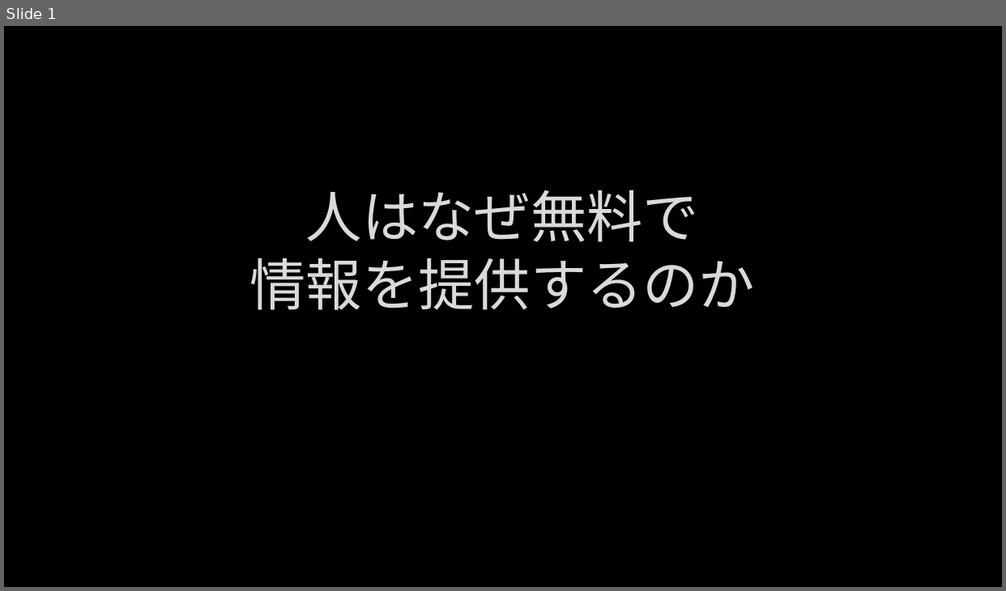
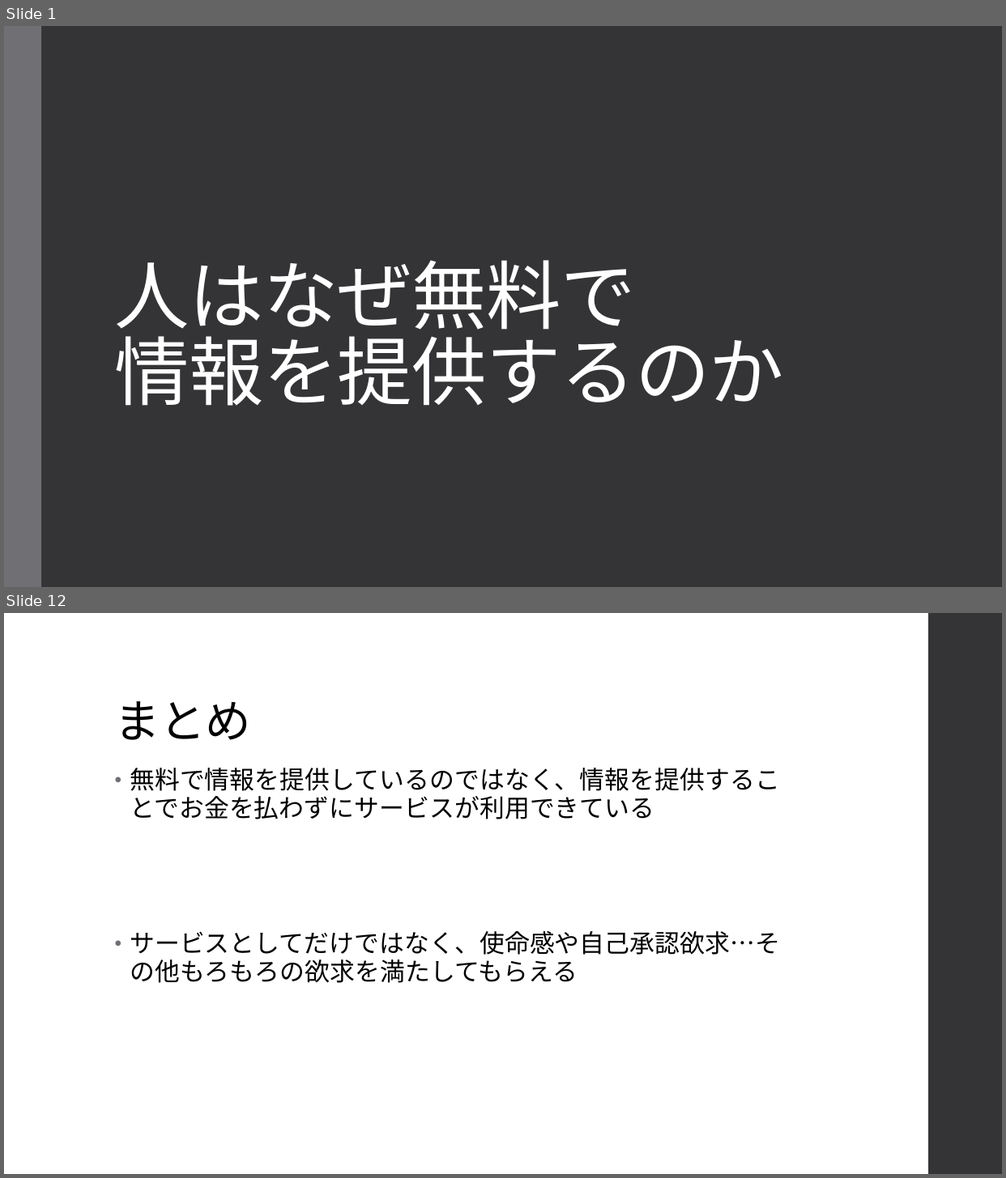
Before and after one commit to TamuEx/business, a slide deck: business_document/人はなぜ無料で情報を提供するのか.pptx. Shown one above the other, each under a label of ours: slide 1 before the commit, slides 1 and 12 after it; the slides between them are not shown. The pictures are 1006x591 and 1006x1178 pixels, drawn with LibreOffice and Linux fonts; fonts in the diff are those of the drawing; background and template pictures are left out. Boxes give left, top, right and bottom in pixels: in the first picture for what was removed or moved away, otherwise in the second. Text is boxed around its words. In the diff, an @@ line names an element or a change of style, - is before the commit and + after.

```diff
--- a/business_document/人はなぜ無料で情報を提供するのか.pptx
+++ b/business_document/人はなぜ無料で情報を提供するのか.pptx
@@ slide 12 added at [4,613,1002,1174], background #FFFFFF @@
@@ rectangle added at [928,613,1002,1174], fill #353537 @@
@@ title added at [115,701,251,740], 44 pt, text #000000 @@
+まとめ
@@ text added at [130,768,780,983], 24 pt, text #000000 @@
+• 無料で情報を提供しているのではなく、情報を提供することでお金を払わずにサービスが利用できている
+• サービスとしてだけではなく、使命感や自己承認欲求…その他もろもろの欲求を満たしてもらえる
@@ slide 1 changed as well @@
@@ background picture (left out) to #353537 @@
@@ rectangle added at [4,26,41,587], fill #6F6F74 @@
@@ title "人はなぜ無料で 情報を提供するのか": place and size @@
-title "人はなぜ無料で 情報を提供するのか" at [250,190,756,310]
+title "人はなぜ無料で 情報を提供するのか" at [115,260,784,406]
@@ title "人はなぜ無料で 情報を提供するのか" at [115,260,784,406]: size 54 to 72 pt, font Lato to TeX Gyre Schola, text colour #DADADA to #FFFFFF, letter spacing 0 to -0.5 pt, letter outline #404040 0.75 pt to none; alignment centre to left; line spacing 1 to 0.85 @@
```
Also in this commit, not shown: 10 other slides added.
